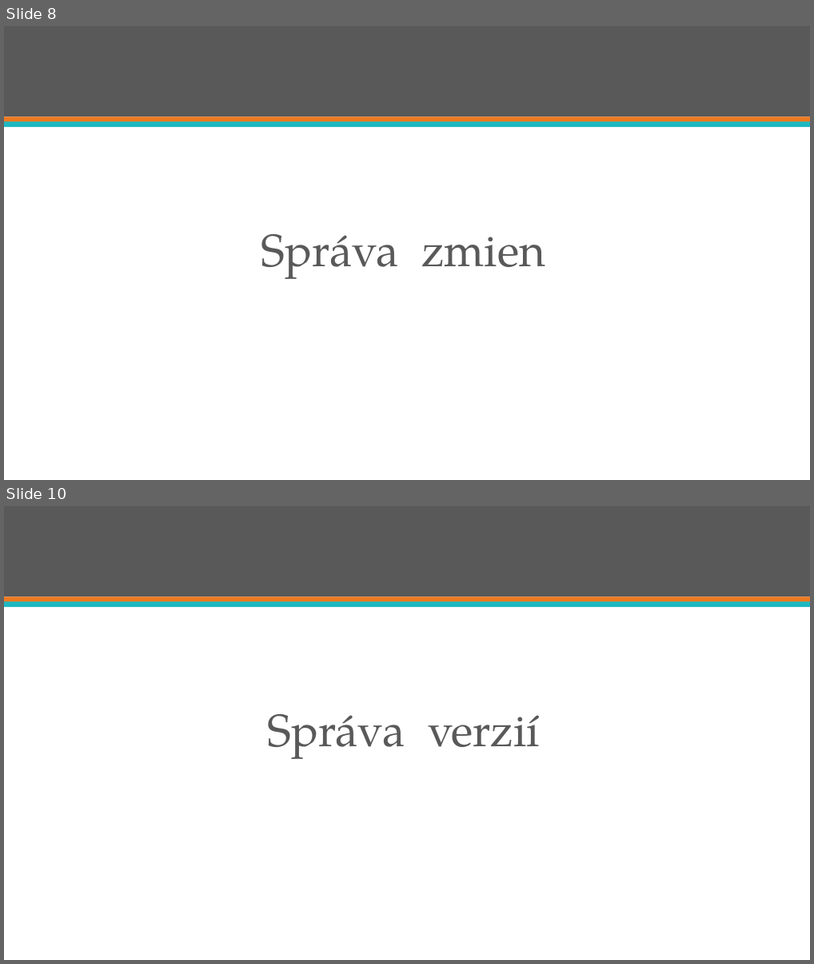
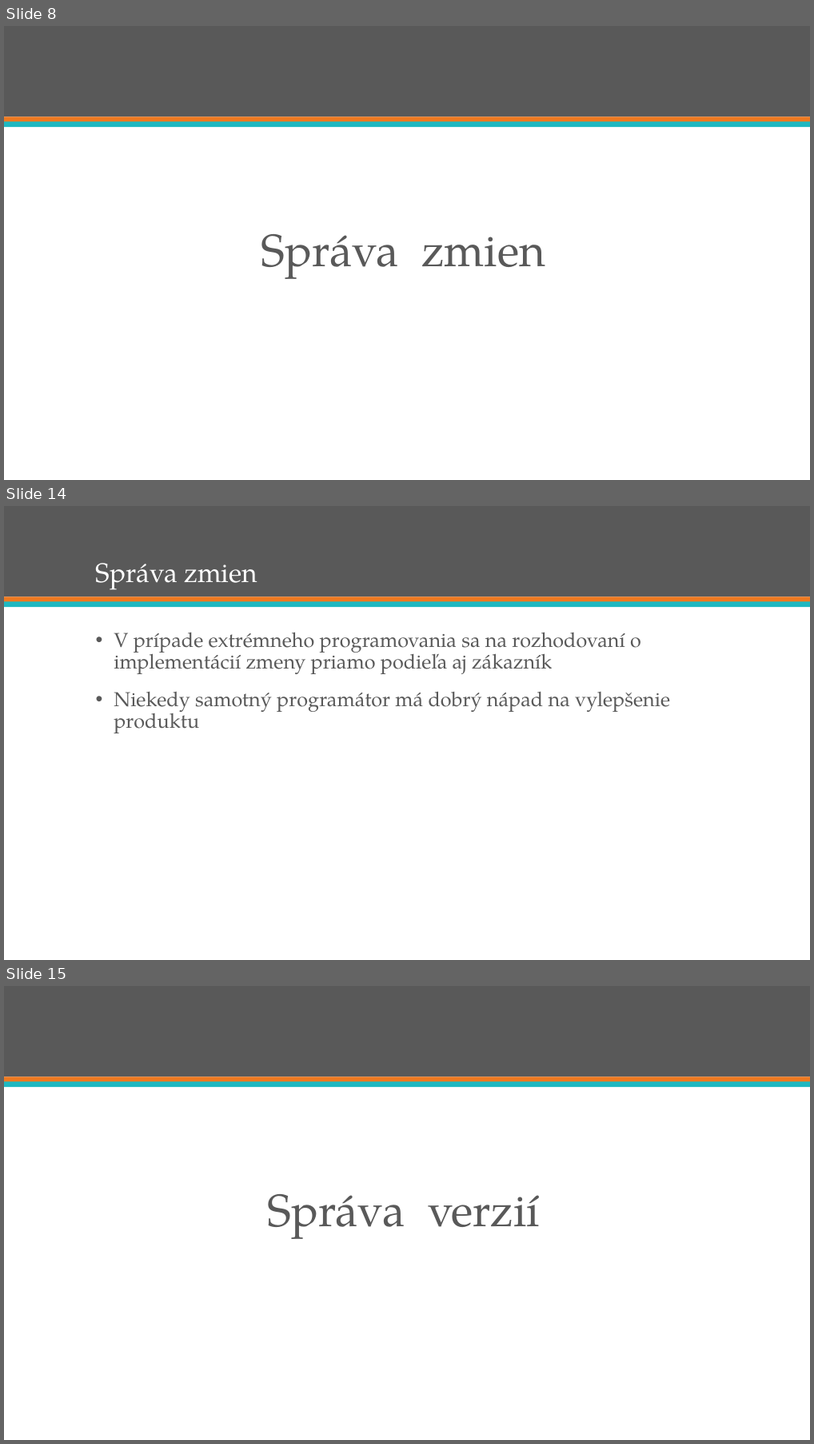
Before and after one commit to ppatrik/swib-prezentacia, a slide deck: swib.pptx. Shown one above the other, each under a label of ours: slides 8 and 10 before the commit, slides 8, 14 and 15 after it; the slides between them are not shown. The pictures are 814x964 and 814x1444 pixels, drawn with LibreOffice and Linux fonts; fonts in the diff are those of the drawing. Boxes give left, top, right and bottom in pixels: in the first picture for what was removed or moved away, otherwise in the second. Text is boxed around its words. In the diff, an @@ line names an element or a change of style, - is before the commit and + after.

Commit message:
sprava zmien

```diff
--- a/swib.pptx
+++ b/swib.pptx
@@ slide 14 added at bbox=[4, 506, 810, 960], background #FFFFFF; not listed: 3 template elements that a slide beside it also shows @@
@@ title added at bbox=[96, 563, 258, 590], 32 pt, text #FFFFFF @@
+Správa zmien
@@ text added at bbox=[114, 632, 670, 733], 24 pt, text #595959 @@
+• V prípade extrémneho programovania sa na rozhodovaní o implementácií zmeny priamo podieľa aj zákazník
+• Niekedy samotný programátor má dobrý nápad na vylepšenie produktu
@@ what was slide 10 is now slide 15 @@
```
Also in this commit, not shown: 2 slides changed, 4 other slides added.
